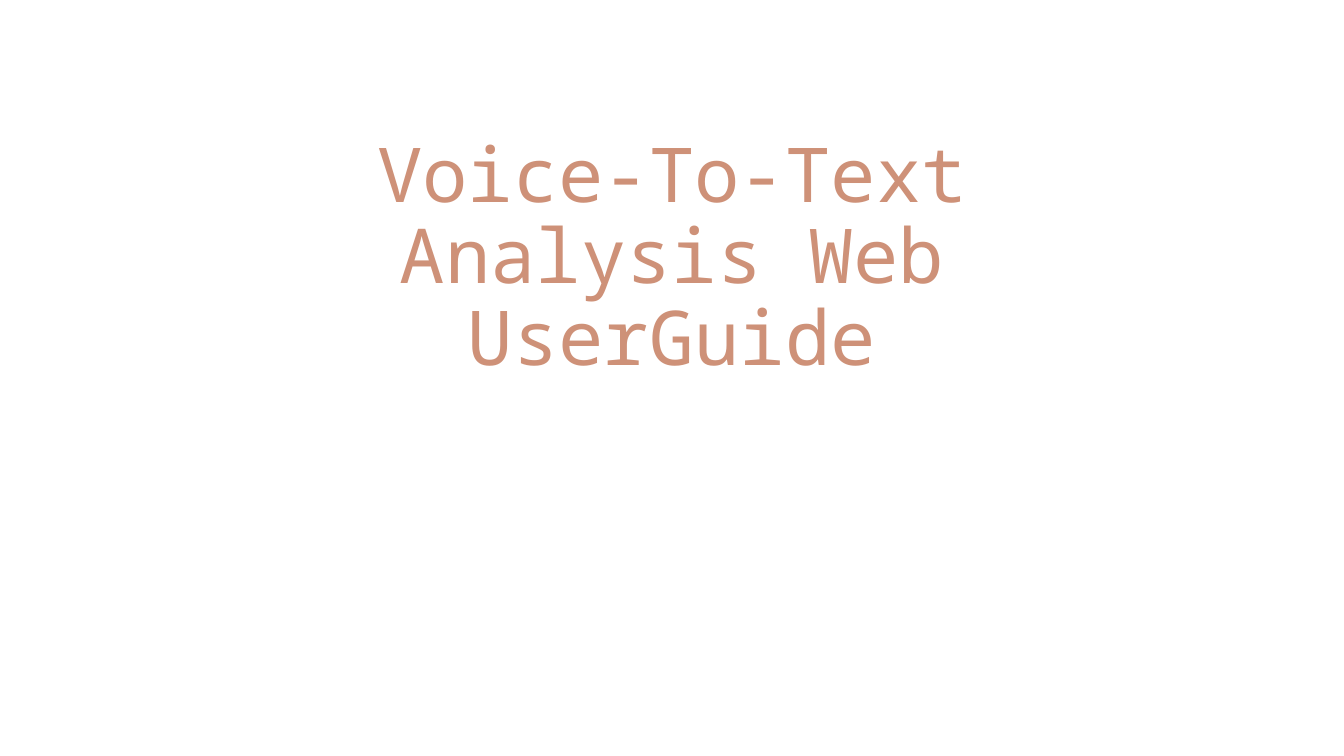
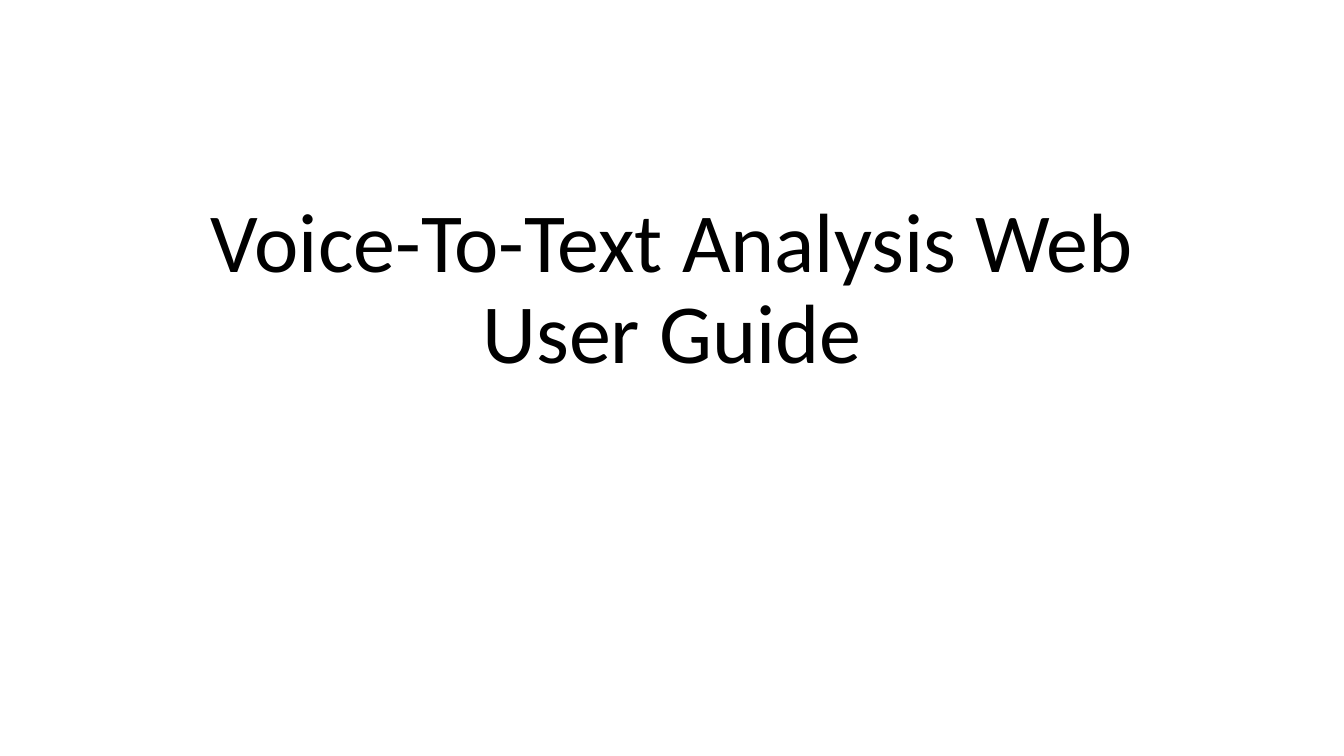
Before and after one commit to TeamworkNUS/uob_voice_to_text_proj, a slide deck: slide 1 of uob_website/analysis/utils/Voice_To_Text_Analysis_Web_UserGuide.pptx. Drawn at 1344x756 pixels with LibreOffice and Linux fonts; fonts in the diff are those of the drawing. Boxes give left, top, right and bottom in pixels: in the first picture for what was removed or moved away, otherwise in the second. Text is boxed around its words. In the diff, an @@ line names an element or a change of style, - is before the commit and + after.

```diff
--- a/uob_website/analysis/utils/Voice_To_Text_Analysis_Web_UserGuide.pptx
+++ b/uob_website/analysis/utils/Voice_To_Text_Analysis_Web_UserGuide.pptx
@@ title at box(210, 213, 1133, 364): text changed; size 54 to 60 pt; font Noto Sans Mono to Calibri; text colour #CE9178 to #000000 @@
-Voice-To-Text Analysis Web UserGuide
+Voice-To-Text Analysis Web User Guide
```
Also in this commit, not shown: 1 other slide changed, 16 slides added, 4 other files.
